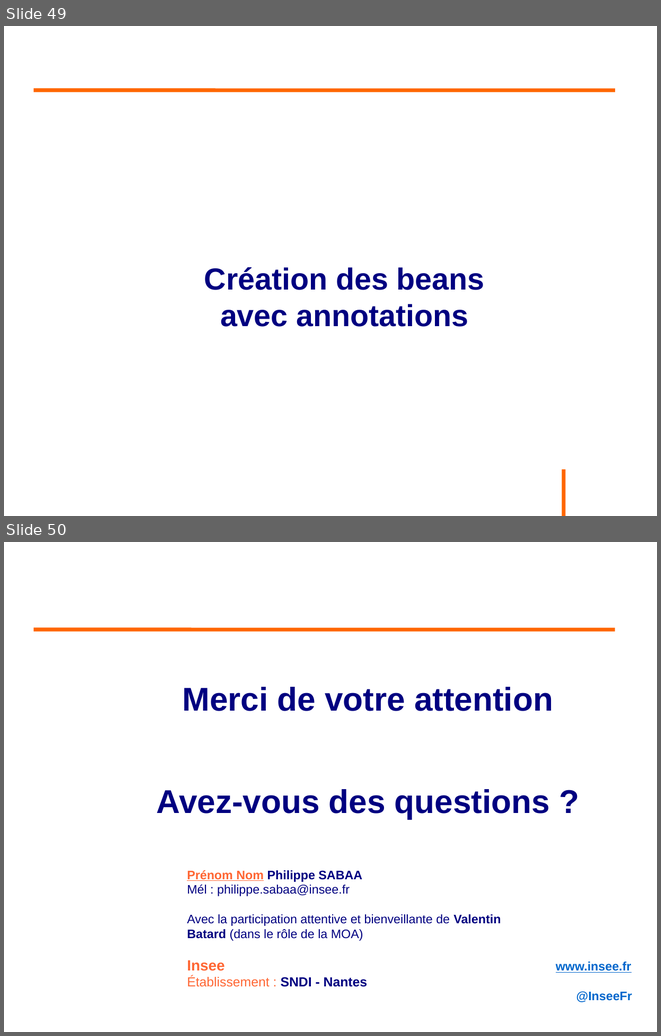
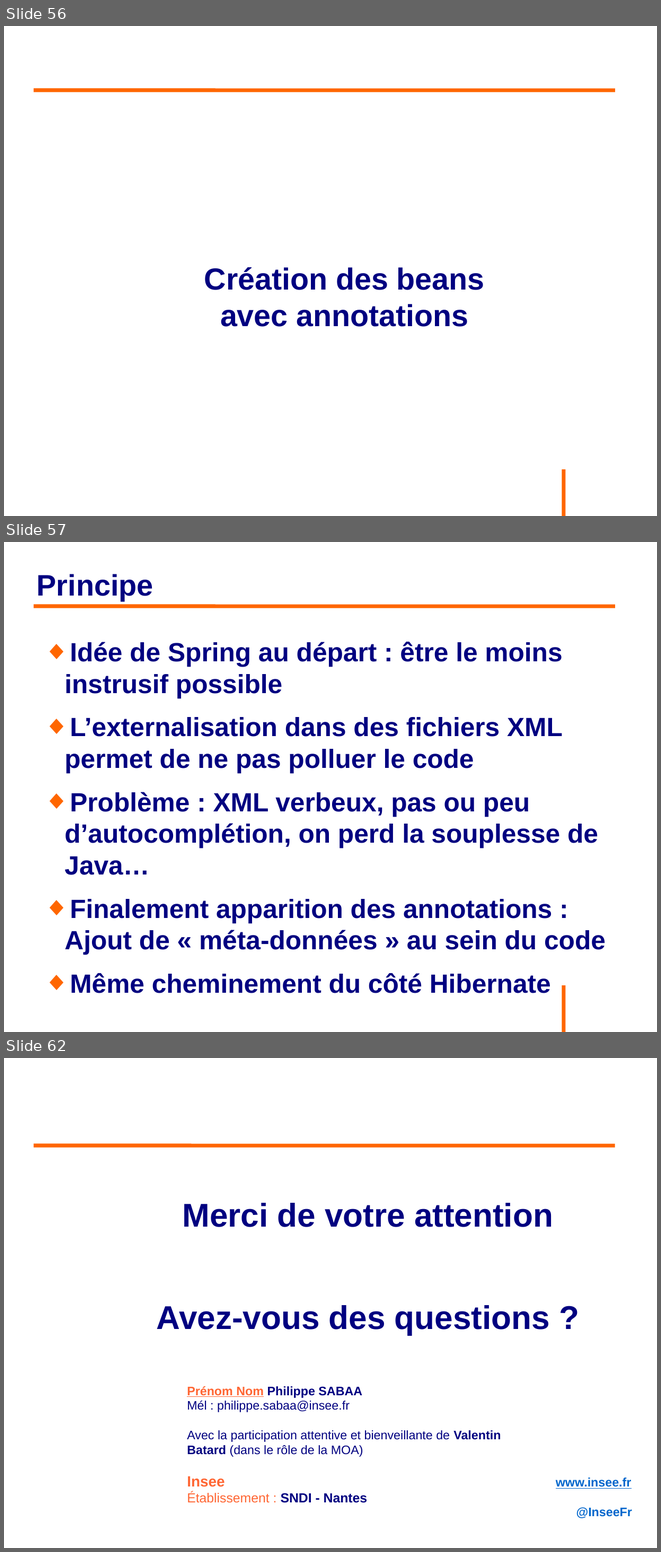
Before and after one commit to philphils/formation-spring, a slide deck: Documentation/diapo_formation_spring.odp. Shown one above the other, each under a label of ours: slides 49 and 50 before the commit, slides 56, 57 and 62 after it; the slides between them are not shown. The pictures are 661x1036 and 661x1552 pixels, drawn with LibreOffice and Linux fonts; fonts in the diff are those of the drawing; background and template pictures are left out. Boxes give left, top, right and bottom in pixels: in the first picture for what was removed or moved away, otherwise in the second. Text is boxed around its words. In the diff, an @@ line names an element or a change of style, - is before the commit and + after.

Commit message:
Avancement partie annotation

```diff
--- a/Documentation/diapo_formation_spring.odp
+++ b/Documentation/diapo_formation_spring.odp
@@ slide 57 added at [4, 542, 657, 1032], background #FFFFFF; not listed: 1 template element that a slide beside it also shows @@
@@ title added at [37, 574, 153, 601], 36 pt, text #000080, bold @@
+Principe
@@ line added from (34, 606) to (616, 606), #FF6600 4.54 pt @@
@@ text added at [64, 642, 606, 954], 32 pt, text #000080, bold @@
+◆ Idée de Spring au départ : être le moins instrusif possible
+◆ L’externalisation dans des fichiers XML permet de ne pas polluer le code
+◆ Problème : XML verbeux, pas ou peu d’autocomplétion, on perd la souplesse de Java…
+◆ Finalement apparition des annotations : Ajout de « méta-données » au sein du code
+◆ Même cheminement du côté Hibernate
@@ what was slide 49 is now slide 56 @@
@@ what was slide 50 is now slide 62 @@
```
Also in this commit, not shown: 2 slides changed, 11 other slides added.
